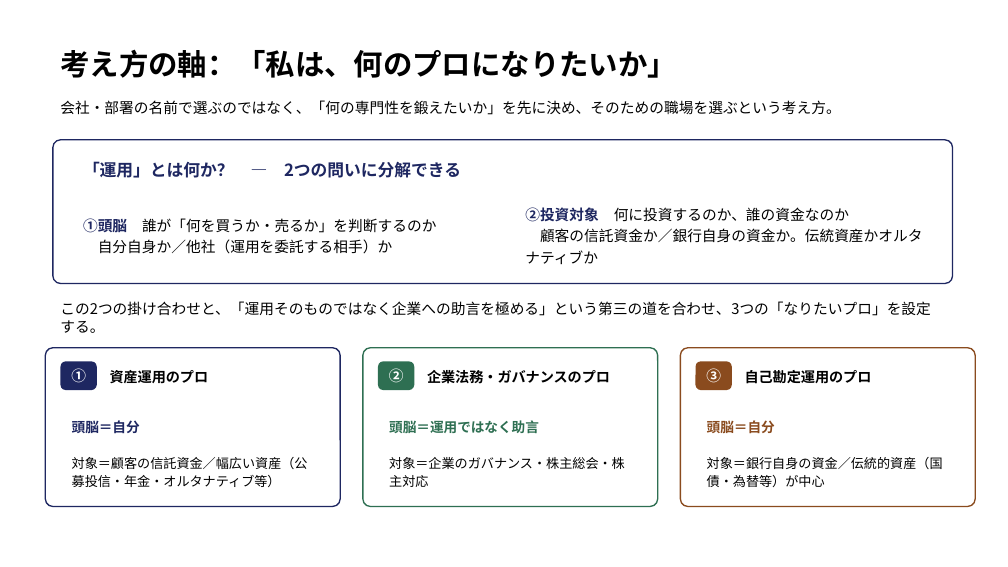
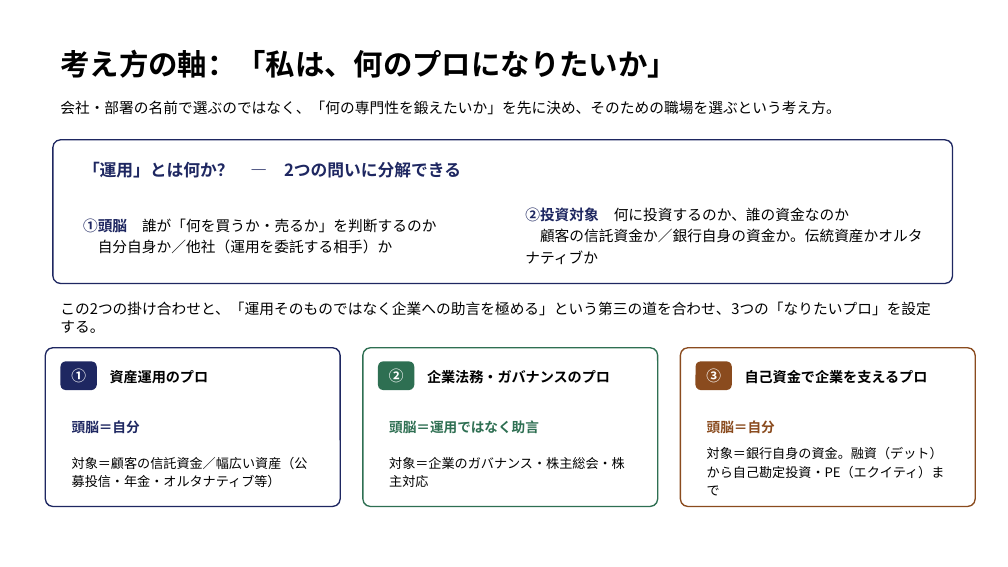
Before and after one commit to nasukazunori/NasuVault2, a slide deck: slide 3 of 信吾/銀行研究/添付ファイル/信託銀行キャリア形成モデル.pptx. Drawn at 1008x567 pixels with LibreOffice and Linux fonts; fonts in the diff are those of the drawing. Boxes give left, top, right and bottom in pixels: in the first picture for what was removed or moved away, otherwise in the second. Text is boxed around its words. In the diff, an @@ line names an element or a change of style, - is before the commit and + after.

```diff
--- a/信吾/銀行研究/添付ファイル/信託銀行キャリア形成モデル.pptx
+++ b/信吾/銀行研究/添付ファイル/信託銀行キャリア形成モデル.pptx
@@ text at <box>745,370,928,384</box>: text changed @@
-自己勘定運用のプロ
+自己資金で企業を支えるプロ
@@ text at <box>707,447,945,496</box>: text changed @@
-対象＝銀行自身の資金／伝統的資産（国債・為替等）が中心
+対象＝銀行自身の資金。融資（デット）から自己勘定投資・PE（エクイティ）まで
```
Also in this commit, not shown: 4 other slides changed, 1 other file.
